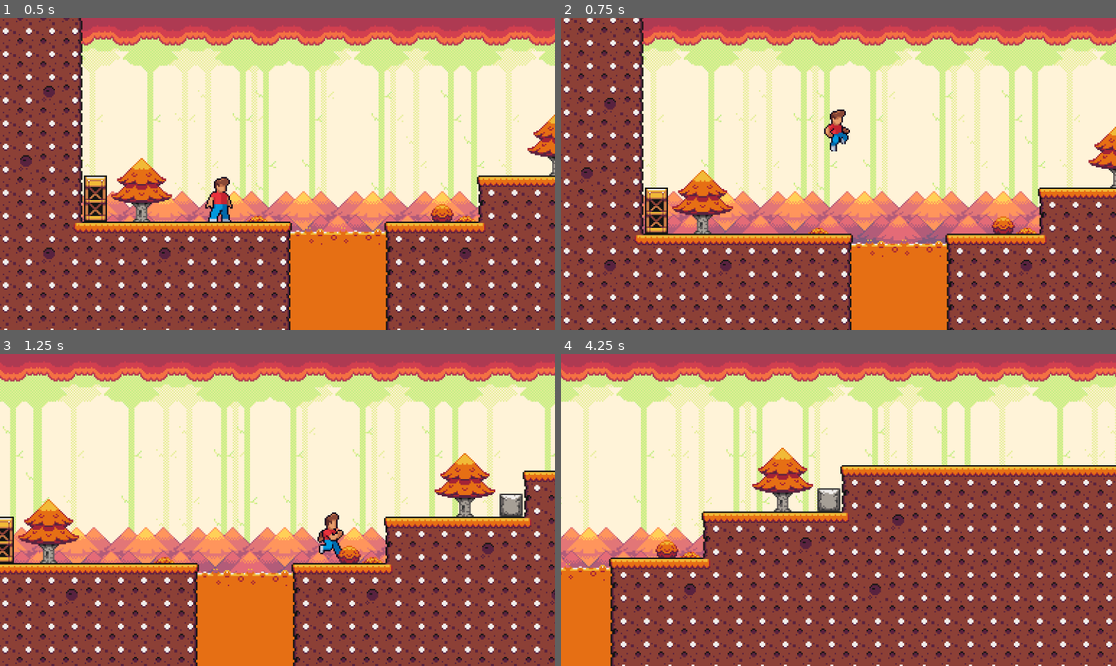
Above: before the commit, frames 1-4 (two rows, left to right).
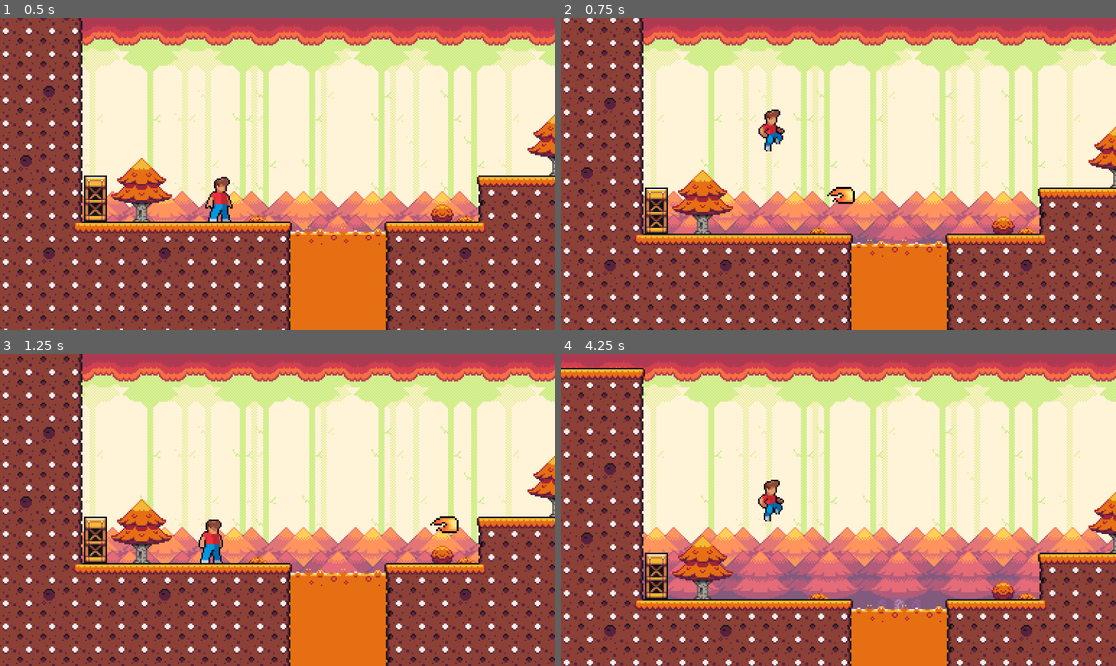
Above: after the commit, the same moments.

Repository: levi-wj/CSE310-group
Game: Godot game, scene res://Fall_Level.tscn
The game is run twice, just before and just after one commit, with the same random seed, the same clock (stepped at 60 frames per second) and the same inputs.
Inputs:
- Up to frame 1 (0.5 s): no input
- Up to frame 2 (0.75 s): tap Enter (ui_accept) at 0.5 s; hold Right (bullet_right, bound only after the commit) from 0.53 s (still down)
- Up to frame 3 (1.25 s): keep holding Right (bullet_right, bound only after the commit); tap Enter (ui_accept) at 0.77 s
- Up to frame 4 (4.25 s): tap Enter (ui_accept) at 1.52, 3.02, 3.77 s; release Right (bullet_right, bound only after the commit) at 2.03 s; hold Left (bullet_left, bound only after the commit) 2.03-2.78 s; hold Right (bullet_right, bound only after the commit) from 2.78 s (still down)

Frame 1 is identical in both runs. In frame 2, 1.0% of the frame differs, in the area x 35-53%, y 29-60%; in frame 3, 52%; in frame 4, 66%, in the area x 0-100%, y 2-100%.

Commit message:
Added fireballs to playercontroller

Diff:
--- a/CharacterBody2D.gd
+++ b/CharacterBody2D.gd
@@ -3,11 +3,16 @@
 
 @export var SPEED = 300.0
 @export var JUMP_VELOCITY = -400.0
-
-@onready var _animated_sprite = $AnimatedSprite2D
+@export var MAX_BULLETS = 2
+@export var BULLET_KNOCKBACK = 100
 
 # Get the gravity from the project settings to be synced with RigidBody nodes.
 var gravity = ProjectSettings.get_setting("physics/2d/default_gravity")
+var bullets_left = 0
+var x_knockback = 0
+
+@onready var _animated_sprite = $AnimatedSprite2D
+@onready var fireball = preload("res://fireball.tscn")
 
 
 func _physics_process(delta):
@@ -17,16 +22,36 @@
 	if not onfloor:
 		velocity.y += gravity * delta
 		_animated_sprite.play("jump")
+	else:
+		bullets_left = MAX_BULLETS
+
+	# Handle bullets
+	if bullets_left > 0:
+		if Input.is_action_just_pressed("bullet_down"):
+			velocity.y += (BULLET_KNOCKBACK * -1) - (velocity.y)
+			bullets_left -= 1
+			shoot(90)
+		elif Input.is_action_just_pressed("bullet_up"):
+			velocity.y += BULLET_KNOCKBACK
+			bullets_left -= 1
+			shoot(270)
+		elif Input.is_action_just_pressed("bullet_left"):
+			x_knockback = BULLET_KNOCKBACK
+			bullets_left -= 1
+			shoot(180)
+		elif Input.is_action_just_pressed("bullet_right"):
+			x_knockback = BULLET_KNOCKBACK * -1
+			bullets_left -= 1
+			shoot(0)
 
 	# Handle Jump.
 	if Input.is_action_just_pressed("ui_accept") and is_on_floor():
 		velocity.y = JUMP_VELOCITY
 
-	# Get the input direction and handle the movement/deceleration.
-	# As good practice, you should replace UI actions with custom gameplay actions.
+	# Walk player left and right and play animations
 	var direction = Input.get_axis("ui_left", "ui_right")
 	if direction:
-		velocity.x = direction * SPEED
+		velocity.x = (direction * SPEED) + x_knockback
 		if direction > 0:
 			_animated_sprite.flip_v = false
 		else:
@@ -34,8 +59,16 @@
 		if onfloor:
 			_animated_sprite.play("run")
 	else:
-		velocity.x = move_toward(velocity.x, 0, SPEED)
+		velocity.x = move_toward(velocity.x, 0, SPEED) + x_knockback
 		if onfloor:
 			_animated_sprite.play("idle")
 
+	x_knockback = lerpf(x_knockback, 0, .3)
+
 	move_and_slide()
+
+func shoot(direction):
+	var fireball_instance = fireball.instantiate()
+	get_tree().get_root().add_child(fireball_instance)
+	fireball_instance.transform.origin = transform.origin
+	fireball_instance.rotation = deg_to_rad(direction)
--- a/Fall_Level.tscn
+++ b/Fall_Level.tscn
@@ -6,7 +6,7 @@
 [ext_resource type="Texture2D" uid="uid://d055t5nxldugj" path="res://sprites/bg/FallHugeTree.png" id="5_kg7bn"]
 [ext_resource type="Texture2D" uid="uid://dboyyrn7s8x57" path="res://sprites/bg/FallTallTree.png" id="6_3btx1"]
 
-[node name="Spring_Level" type="Node2D"]
+[node name="Spring_Level2" type="Node2D"]
 metadata/_edit_horizontal_guides_ = []
 
 [node name="TileMap" parent="." instance=ExtResource("1_hloak")]
--- a/character.tscn
+++ b/character.tscn
@@ -95,7 +95,7 @@
 "speed": 10.0
 }]
 
-[node name="CharacterBody2D" type="CharacterBody2D"]
+[node name="CharacterBody2D" type="CharacterBody2D" groups=["Player"]]
 position = Vector2(23, 55)
 collision_layer = 2
 script = ExtResource("1_oau1r")
--- /dev/null
+++ b/fireball.tscn
@@ -0,0 +1,20 @@
+[gd_scene load_steps=4 format=3 uid="uid://ca3w81vfla7wi"]
+
+[ext_resource type="Texture2D" uid="uid://cu8wl6txg1ogg" path="res://sprites/character/fireball.png" id="1_ca2oo"]
+[ext_resource type="Script" path="res://projectile.gd" id="2_0rpw0"]
+
+[sub_resource type="RectangleShape2D" id="RectangleShape2D_raew1"]
+size = Vector2(18, 10)
+
+[node name="Area2D" type="Area2D"]
+scale = Vector2(1.3, 1.3)
+script = ExtResource("2_0rpw0")
+speed = 175
+
+[node name="Sprite2D" type="Sprite2D" parent="."]
+rotation = -1.5708
+texture = ExtResource("1_ca2oo")
+
+[node name="CollisionShape2D" type="CollisionShape2D" parent="."]
+position = Vector2(-1, 0)
+shape = SubResource("RectangleShape2D_raew1")
--- a/project.godot
+++ b/project.godot
@@ -27,34 +27,50 @@
 }
 ui_left={
 "deadzone": 0.5,
-"events": [Object(InputEventKey,"resource_local_to_scene":false,"resource_name":"","device":0,"window_id":0,"alt_pressed":false,"shift_pressed":false,"ctrl_pressed":false,"meta_pressed":false,"pressed":false,"keycode":4194319,"physical_keycode":0,"key_label":0,"unicode":0,"echo":false,"script":null)
-, Object(InputEventJoypadButton,"resource_local_to_scene":false,"resource_name":"","device":0,"button_index":13,"pressure":0.0,"pressed":false,"script":null)
+"events": [Object(InputEventJoypadButton,"resource_local_to_scene":false,"resource_name":"","device":0,"button_index":13,"pressure":0.0,"pressed":false,"script":null)
 , Object(InputEventJoypadMotion,"resource_local_to_scene":false,"resource_name":"","device":0,"axis":0,"axis_value":-1.0,"script":null)
 , Object(InputEventKey,"resource_local_to_scene":false,"resource_name":"","device":-1,"window_id":0,"alt_pressed":false,"shift_pressed":false,"ctrl_pressed":false,"meta_pressed":false,"pressed":false,"keycode":0,"physical_keycode":65,"key_label":0,"unicode":97,"echo":false,"script":null)
 ]
 }
 ui_right={
 "deadzone": 0.5,
-"events": [Object(InputEventKey,"resource_local_to_scene":false,"resource_name":"","device":0,"window_id":0,"alt_pressed":false,"shift_pressed":false,"ctrl_pressed":false,"meta_pressed":false,"pressed":false,"keycode":4194321,"physical_keycode":0,"key_label":0,"unicode":0,"echo":false,"script":null)
-, Object(InputEventJoypadButton,"resource_local_to_scene":false,"resource_name":"","device":0,"button_index":14,"pressure":0.0,"pressed":false,"script":null)
+"events": [Object(InputEventJoypadButton,"resource_local_to_scene":false,"resource_name":"","device":0,"button_index":14,"pressure":0.0,"pressed":false,"script":null)
 , Object(InputEventJoypadMotion,"resource_local_to_scene":false,"resource_name":"","device":0,"axis":0,"axis_value":1.0,"script":null)
 , Object(InputEventKey,"resource_local_to_scene":false,"resource_name":"","device":-1,"window_id":0,"alt_pressed":false,"shift_pressed":false,"ctrl_pressed":false,"meta_pressed":false,"pressed":false,"keycode":0,"physical_keycode":68,"key_label":0,"unicode":100,"echo":false,"script":null)
 ]
 }
 ui_up={
 "deadzone": 0.5,
-"events": [Object(InputEventKey,"resource_local_to_scene":false,"resource_name":"","device":0,"window_id":0,"alt_pressed":false,"shift_pressed":false,"ctrl_pressed":false,"meta_pressed":false,"pressed":false,"keycode":4194320,"physical_keycode":0,"key_label":0,"unicode":0,"echo":false,"script":null)
-, Object(InputEventJoypadButton,"resource_local_to_scene":false,"resource_name":"","device":0,"button_index":11,"pressure":0.0,"pressed":false,"script":null)
+"events": [Object(InputEventJoypadButton,"resource_local_to_scene":false,"resource_name":"","device":0,"button_index":11,"pressure":0.0,"pressed":false,"script":null)
 , Object(InputEventJoypadMotion,"resource_local_to_scene":false,"resource_name":"","device":0,"axis":1,"axis_value":-1.0,"script":null)
 , Object(InputEventKey,"resource_local_to_scene":false,"resource_name":"","device":-1,"window_id":0,"alt_pressed":false,"shift_pressed":false,"ctrl_pressed":false,"meta_pressed":false,"pressed":false,"keycode":0,"physical_keycode":87,"key_label":0,"unicode":119,"echo":false,"script":null)
 ]
 }
 ui_down={
 "deadzone": 0.5,
-"events": [Object(InputEventKey,"resource_local_to_scene":false,"resource_name":"","device":0,"window_id":0,"alt_pressed":false,"shift_pressed":false,"ctrl_pressed":false,"meta_pressed":false,"pressed":false,"keycode":4194322,"physical_keycode":0,"key_label":0,"unicode":0,"echo":false,"script":null)
-, Object(InputEventJoypadButton,"resource_local_to_scene":false,"resource_name":"","device":0,"button_index":12,"pressure":0.0,"pressed":false,"script":null)
+"events": [Object(InputEventJoypadButton,"resource_local_to_scene":false,"resource_name":"","device":0,"button_index":12,"pressure":0.0,"pressed":false,"script":null)
 , Object(InputEventJoypadMotion,"resource_local_to_scene":false,"resource_name":"","device":0,"axis":1,"axis_value":1.0,"script":null)
 , Object(InputEventKey,"resource_local_to_scene":false,"resource_name":"","device":-1,"window_id":0,"alt_pressed":false,"shift_pressed":false,"ctrl_pressed":false,"meta_pressed":false,"pressed":false,"keycode":0,"physical_keycode":83,"key_label":0,"unicode":115,"echo":false,"script":null)
+]
+}
+bullet_up={
+"deadzone": 0.5,
+"events": [Object(InputEventKey,"resource_local_to_scene":false,"resource_name":"","device":0,"window_id":0,"alt_pressed":false,"shift_pressed":false,"ctrl_pressed":false,"meta_pressed":false,"pressed":false,"keycode":0,"physical_keycode":4194320,"key_label":0,"unicode":0,"echo":false,"script":null)
+]
+}
+bullet_down={
+"deadzone": 0.5,
+"events": [Object(InputEventKey,"resource_local_to_scene":false,"resource_name":"","device":0,"window_id":0,"alt_pressed":false,"shift_pressed":false,"ctrl_pressed":false,"meta_pressed":false,"pressed":false,"keycode":0,"physical_keycode":4194322,"key_label":0,"unicode":0,"echo":false,"script":null)
+]
+}
+bullet_left={
+"deadzone": 0.5,
+"events": [Object(InputEventKey,"resource_local_to_scene":false,"resource_name":"","device":-1,"window_id":0,"alt_pressed":false,"shift_pressed":false,"ctrl_pressed":false,"meta_pressed":false,"pressed":false,"keycode":0,"physical_keycode":4194319,"key_label":0,"unicode":0,"echo":false,"script":null)
+]
+}
+bullet_right={
+"deadzone": 0.5,
+"events": [Object(InputEventKey,"resource_local_to_scene":false,"resource_name":"","device":-1,"window_id":0,"alt_pressed":false,"shift_pressed":false,"ctrl_pressed":false,"meta_pressed":false,"pressed":false,"keycode":0,"physical_keycode":4194321,"key_label":0,"unicode":0,"echo":false,"script":null)
 ]
 }
 
--- /dev/null
+++ b/projectile.gd
@@ -0,0 +1,12 @@
+extends Area2D
+
+@export var speed = 100
+
+func _physics_process(delta):
+	position += transform.x * speed * delta
+
+func _on_Bullet_body_entered(body):
+	if not body.is_in_group("player"):
+		# If we hit anything except ourselves, delete the projectile
+		queue_free()
+		print("hit something")
--- a/test_scene.tscn
+++ b/test_scene.tscn
@@ -1,128 +1,13 @@
-[gd_scene load_steps=24 format=3 uid="uid://bfyclkjwtpf6u"]
+[gd_scene load_steps=4 format=3 uid="uid://bfyclkjwtpf6u"]
 
 [ext_resource type="PackedScene" uid="uid://wm4bk2rbs87w" path="res://tile_map.tscn" id="1_whu7w"]
-[ext_resource type="Script" path="res://CharacterBody2D.gd" id="2_s1ao5"]
-[ext_resource type="Texture2D" uid="uid://b6ul7sqp2wqyv" path="res://sprites/character/Male/Character1M_1_idle_0.png" id="3_mmtnm"]
+[ext_resource type="PackedScene" uid="uid://by7lyy60j2myw" path="res://character.tscn" id="3_hlg4d"]
 [ext_resource type="Texture2D" uid="uid://mi1dsw1mrb25" path="res://sprites/bg/FallBG.png" id="4_pribv"]
-[ext_resource type="Texture2D" uid="uid://byvse1qupywop" path="res://sprites/character/Male/Character1M_1_idle_1.png" id="4_pvi7s"]
-[ext_resource type="Texture2D" uid="uid://d2g5rouo55nur" path="res://sprites/character/Male/Character1M_1_idle_2.png" id="5_rnpnl"]
-[ext_resource type="Texture2D" uid="uid://cxben50goyu3m" path="res://sprites/character/Male/Character1M_1_idle_3.png" id="6_f0o47"]
-[ext_resource type="Texture2D" uid="uid://bun726ybs8ned" path="res://sprites/character/Male/Character1M_1_idle_4.png" id="7_vo1y1"]
-[ext_resource type="Texture2D" uid="uid://du6xplf38dolc" path="res://sprites/character/Male/Character1M_1_idle_5.png" id="8_drlg8"]
-[ext_resource type="Texture2D" uid="uid://c1uq108et4n1n" path="res://sprites/character/Male/Character1M_1_idle_6.png" id="9_u06g0"]
-[ext_resource type="Texture2D" uid="uid://sxpdvsbgtf6b" path="res://sprites/character/Male/Character1M_1_idle_7.png" id="10_05ije"]
-[ext_resource type="Texture2D" uid="uid://c6ad8dvimm2cm" path="res://sprites/character/Male/Character1M_1_jump_0.png" id="11_184iq"]
-[ext_resource type="Texture2D" uid="uid://dp8td078yiws8" path="res://sprites/character/Male/Character1M_1_run_0.png" id="11_vvdww"]
-[ext_resource type="Texture2D" uid="uid://2thsshw2uqlx" path="res://sprites/character/Male/Character1M_1_jump_1.png" id="12_52j2i"]
-[ext_resource type="Texture2D" uid="uid://bndq2mca5d4xt" path="res://sprites/character/Male/Character1M_1_run_1.png" id="12_qkhcg"]
-[ext_resource type="Texture2D" uid="uid://dv0qa6js0j0sd" path="res://sprites/character/Male/Character1M_1_run_2.png" id="13_5mbts"]
-[ext_resource type="Texture2D" uid="uid://r2bfngj0v2tn" path="res://sprites/character/Male/Character1M_1_run_3.png" id="14_bmdm5"]
-[ext_resource type="Texture2D" uid="uid://cyfl2tbbk4sr0" path="res://sprites/character/Male/Character1M_1_run_4.png" id="15_ti1ff"]
-[ext_resource type="Texture2D" uid="uid://c5wvniqff1kgq" path="res://sprites/character/Male/Character1M_1_run_5.png" id="16_alirn"]
-[ext_resource type="Texture2D" uid="uid://jgo37iwluori" path="res://sprites/character/Male/Character1M_1_run_6.png" id="17_0h3fn"]
-[ext_resource type="Texture2D" uid="uid://cwdooi8ldnhc6" path="res://sprites/character/Male/Character1M_1_run_7.png" id="18_np8i3"]
-
-[sub_resource type="RectangleShape2D" id="RectangleShape2D_ety37"]
-size = Vector2(16, 28)
-
-[sub_resource type="SpriteFrames" id="SpriteFrames_b2aci"]
-animations = [{
-"frames": [{
-"duration": 1.0,
-"texture": ExtResource("3_mmtnm")
-}, {
-"duration": 1.0,
-"texture": ExtResource("4_pvi7s")
-}, {
-"duration": 1.0,
-"texture": ExtResource("5_rnpnl")
-}, {
-"duration": 1.0,
-"texture": ExtResource("6_f0o47")
-}, {
-"duration": 1.0,
-"texture": ExtResource("7_vo1y1")
-}, {
-"duration": 1.0,
-"texture": ExtResource("8_drlg8")
-}, {
-"duration": 1.0,
-"texture": ExtResource("9_u06g0")
-}, {
-"duration": 1.0,
-"texture": ExtResource("10_05ije")
-}],
-"loop": true,
-"name": &"idle",
-"speed": 10.0
-}, {
-"frames": [{
-"duration": 1.0,
-"texture": ExtResource("11_184iq")
-}, {
-"duration": 1.0,
-"texture": ExtResource("12_52j2i")
-}],
-"loop": true,
-"name": &"jump",
-"speed": 10.0
-}, {
-"frames": [{
-"duration": 1.0,
-"texture": ExtResource("11_vvdww")
-}, {
-"duration": 1.0,
-"texture": ExtResource("12_qkhcg")
-}, {
-"duration": 1.0,
-"texture": ExtResource("13_5mbts")
-}, {
-"duration": 1.0,
-"texture": ExtResource("14_bmdm5")
-}, {
-"duration": 1.0,
-"texture": ExtResource("15_ti1ff")
-}, {
-"duration": 1.0,
-"texture": ExtResource("16_alirn")
-}, {
-"duration": 1.0,
-"texture": ExtResource("17_0h3fn")
-}, {
-"duration": 1.0,
-"texture": ExtResource("18_np8i3")
-}],
-"loop": true,
-"name": &"run",
-"speed": 10.0
-}]
 
 [node name="test_scene" type="Node2D"]
 
 [node name="TileMap" parent="." instance=ExtResource("1_whu7w")]
 layer_0/tile_data = PackedInt32Array(65536, 917507, 2, 131072, 917507, 2, 65537, 917507, 2, 131073, 917507, 2, 65538, 9 …(3560 unchanged characters)…
-
-[node name="CharacterBody2D" type="CharacterBody2D" parent="."]
-position = Vector2(23, 55)
-collision_layer = 2
-script = ExtResource("2_s1ao5")
-SPEED = 200.0
-JUMP_VELOCITY = -320.0
-
-[node name="Camera2D" type="Camera2D" parent="CharacterBody2D"]
-zoom = Vector2(3, 3)
-process_callback = 0
-position_smoothing_enabled = true
-
-[node name="CollisionShape2D" type="CollisionShape2D" parent="CharacterBody2D"]
-position = Vector2(0, 2)
-shape = SubResource("RectangleShape2D_ety37")
-
-[node name="AnimatedSprite2D" type="AnimatedSprite2D" parent="CharacterBody2D"]
-rotation = -1.5708
-sprite_frames = SubResource("SpriteFrames_b2aci")
-animation = &"jump"
-frame_progress = 0.789286
 
 [node name="ParallaxBackground" type="ParallaxBackground" parent="."]
 scroll_base_offset = Vector2(600, 0)
@@ -136,3 +21,9 @@
 offset_bottom = 208.0
 texture = ExtResource("4_pribv")
 stretch_mode = 1
+
+[node name="CharacterBody2D" parent="." instance=ExtResource("3_hlg4d")]
+position = Vector2(15, 59)
+JUMP_VELOCITY = -280.0
+MAX_BULLETS = 3
+BULLET_KNOCKBACK = 350
Binary file added: sprites/character/fireball.png
Not shown, added: sprites/character/fireball.png.import
